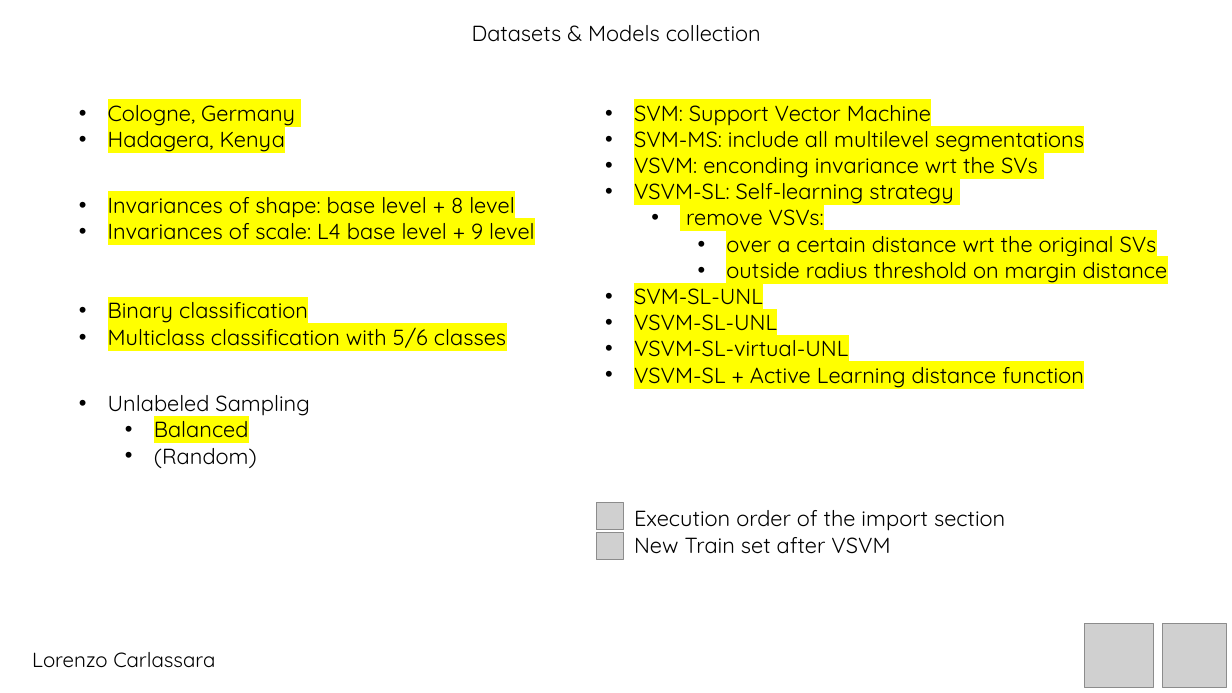
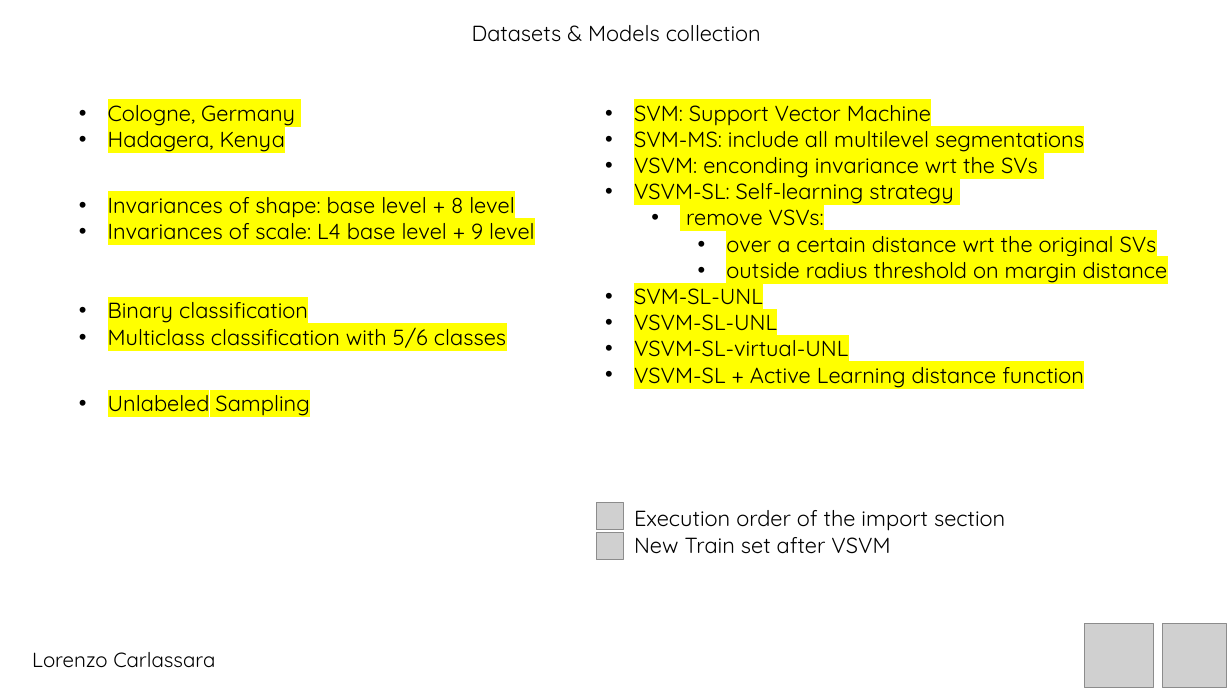
Before and after one commit to carls31/active-learning-virtual-SVM, a slide deck: slide 4 of presentation_CARLASSARA_10601118.pptx. Drawn at 1232x693 pixels with LibreOffice and Linux fonts; fonts in the diff are those of the drawing; grey boxes stand for pictures. Boxes give left, top, right and bottom in pixels: in the first picture for what was removed or moved away, otherwise in the second. Text is boxed around its words. In the diff, an @@ line names an element or a change of style, - is before the commit and + after.

```diff
--- a/presentation_CARLASSARA_10601118.pptx
+++ b/presentation_CARLASSARA_10601118.pptx
@@ text "Unlabeled Sampling" at [108, 389, 309, 417]: highlight none to #FFFF00 @@
@@ text at [154, 415, 257, 468]: paragraphs removed @@
-  • Balanced
-  • (Random)
```
Also in this commit, not shown: 5 other slides changed, 2 slides added, 8 other files.
